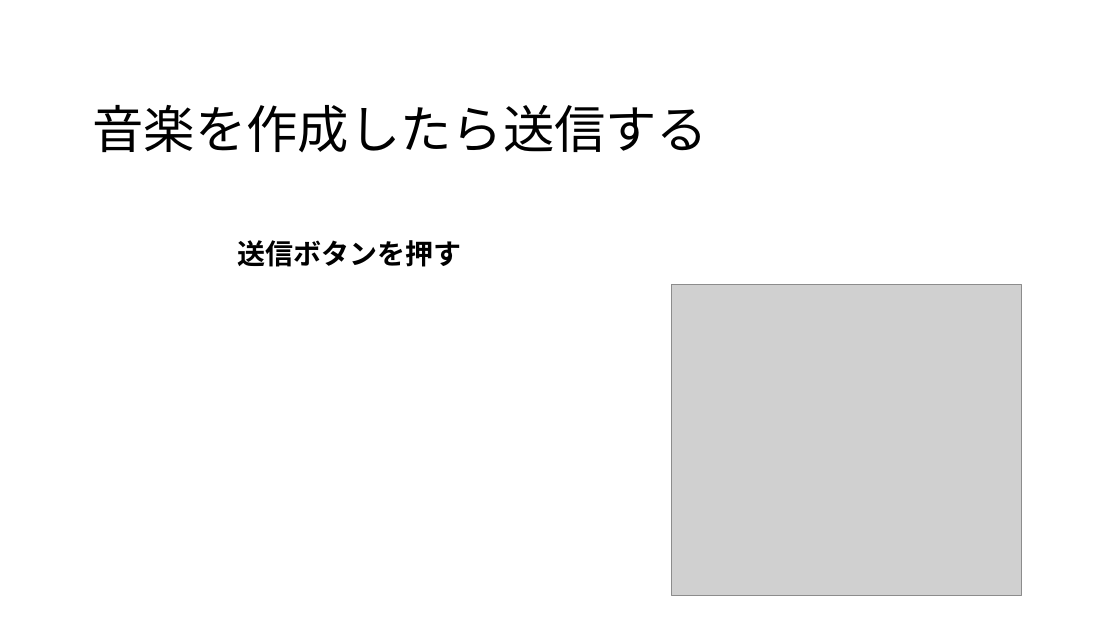
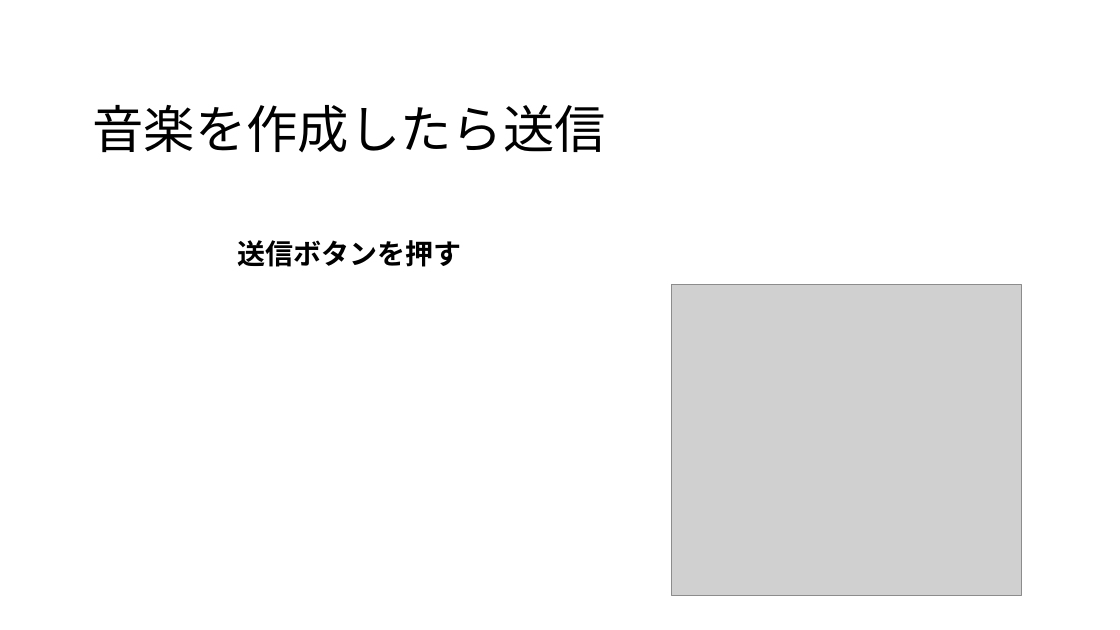
Before and after one commit to yoshitake266/bitComposer_prj, a slide deck: slide 7 of presentation/bit Composer.pptx. Drawn at 1120x630 pixels with LibreOffice and Linux fonts; fonts in the diff are those of the drawing; grey boxes stand for pictures. Boxes give left, top, right and bottom in pixels: in the first picture for what was removed or moved away, otherwise in the second. Text is boxed around its words. In the diff, an @@ line names an element or a change of style, - is before the commit and + after.

```diff
--- a/presentation/bit Composer.pptx
+++ b/presentation/bit Composer.pptx
@@ title at [92, 105, 605, 152]: text changed @@
-音楽を作成したら送信する
+音楽を作成したら送信
```
Also in this commit, not shown: 3 other slides changed.
